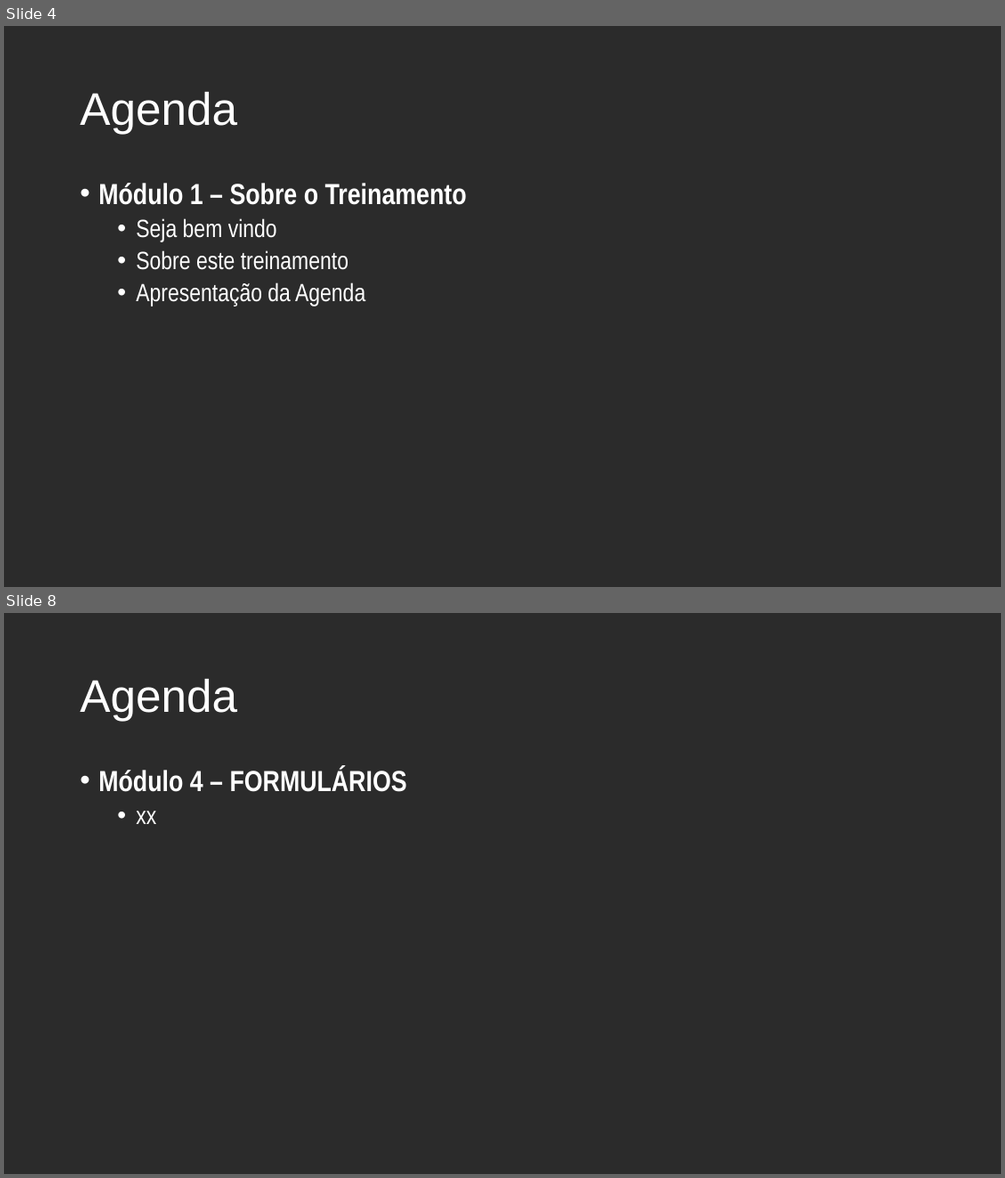
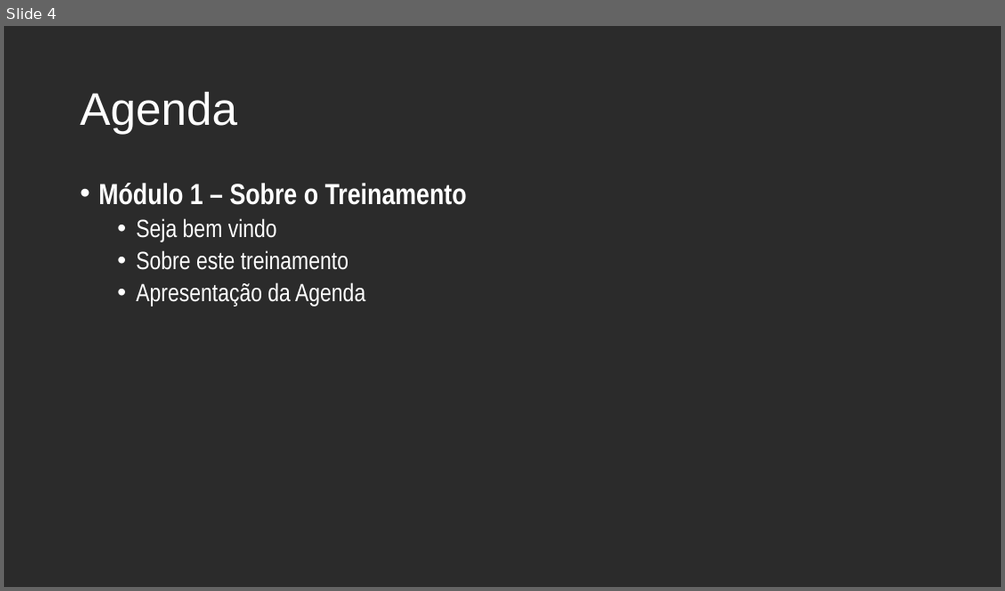
Before and after one commit to andrebaltieri/5485, a slide deck: ppts/Modulo 1/5484 - M01A01.pptx. Shown one above the other, each under a label of ours: slides 4 and 8 before the commit, slide 4 after it; the slides between them are not shown. The pictures are 1005x1178 and 1005x591 pixels, drawn with LibreOffice and Linux fonts; fonts in the diff are those of the drawing; background and template pictures are left out; a plain dark background stands for a picture behind light text. Boxes give left, top, right and bottom in pixels: in the first picture for what was removed or moved away, otherwise in the second. Text is boxed around its words. In the diff, an @@ line names an element or a change of style, - is before the commit and + after.

```diff
--- a/ppts/Modulo 1/5484 - M01A01.pptx
+++ b/ppts/Modulo 1/5484 - M01A01.pptx
@@ slide 8 removed at <box>4,613,1001,1174</box>, background picture (left out) @@
@@ title removed at <box>80,679,237,721</box> @@
-Agenda
@@ text removed at <box>98,767,407,824</box> @@
-• Módulo 4 – FORMULÁRIOS
-  • xx
```
Also in this commit, not shown: 3 slides changed, 1 other slide removed, 34 other files.
